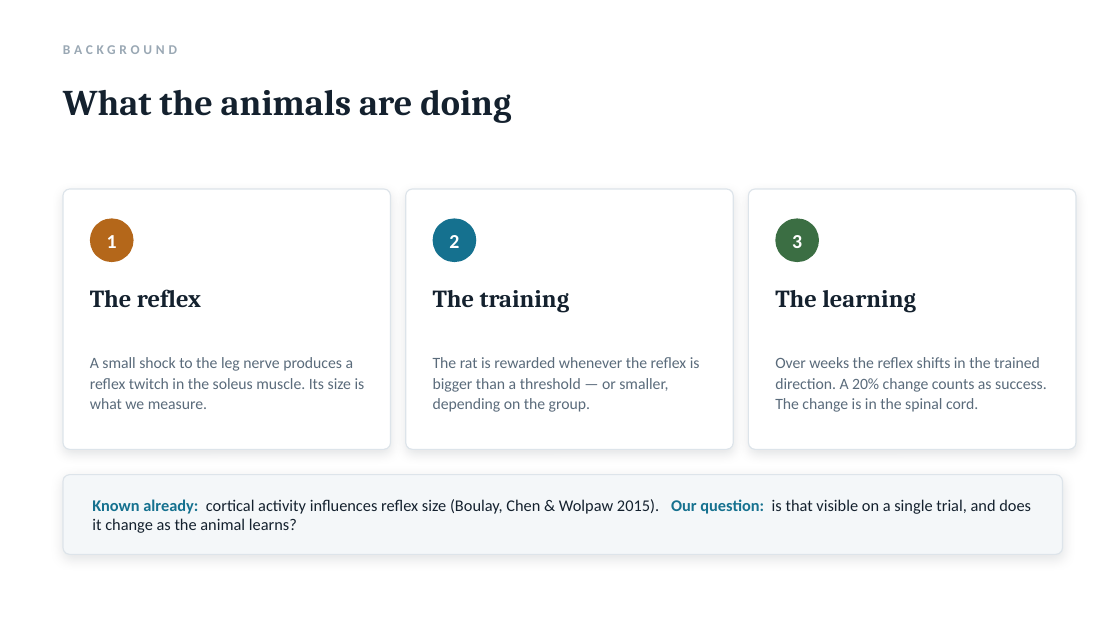
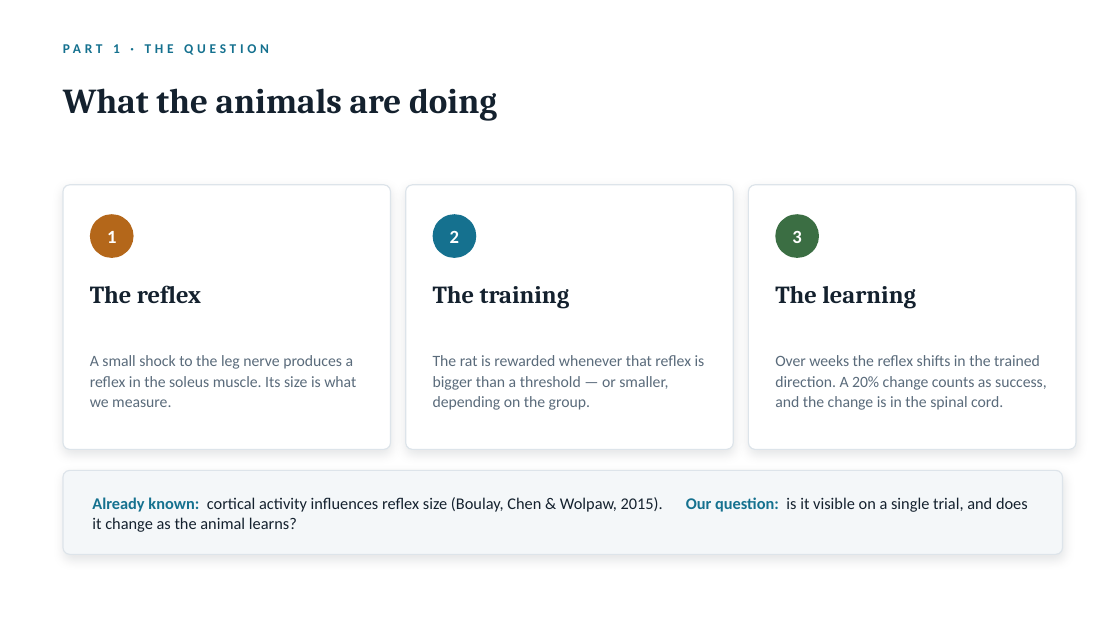
Before and after one commit to switchrao777/hroc-ncan, a slide deck: slide 3 of slides/HROC_Team_Presentation.pptx (slide 2 before the commit). Drawn at 1120x630 pixels with LibreOffice and Linux fonts; fonts in the diff are those of the drawing. Boxes give left, top, right and bottom in pixels: in the first picture for what was removed or moved away, otherwise in the second. Text is boxed around its words. In the diff, an @@ line names an element or a change of style, - is before the commit and + after.

Commit message:
Expand the NCAN group talk to a full-length session
Twenty-seven slides across five parts: the question and why a learned
representation suits it, the data and the decoding problem, how the model and
pipeline were built, the results with their controls, and where the work goes.

Adds seven purpose-drawn explanatory figures: what an autoencoder is and why the
bottleneck forces it to learn real structure, the end-to-end pipeline, the
learning-versus-electrode-drift confound, the within-window design, the shuffle
control, the tech stack and daily workflow, and the variance partition.

```diff
--- a/slides/HROC_Team_Presentation.pptx
+++ b/slides/HROC_Team_Presentation.pptx
@@ text removed at <box>63,45,177,54</box> @@
-BACKGROUND
@@ text added at <box>113,44,779,512</box>, 11.5 pt, text #15718F, bold @@
+PART 1 · THE QUESTION
@@ text "What the animals are doing" at <box>63,88,497,121</box>: size 31 to 30 pt @@
@@ rounded rectangle: place and size @@
-rounded rectangle at <box>63,189,391,450</box>
+rounded rectangle at <box>63,185,391,450</box>
@@ rounded rectangle: place and size @@
-rounded rectangle at <box>406,189,734,450</box>
+rounded rectangle at <box>406,185,734,450</box>
@@ proportions changed in 4 elements at <box>63,471,1063,555</box>, <box>63,185,391,450</box>, <box>406,185,734,450</box>, <box>749,185,1076,450</box> @@
@@ rounded rectangle: place and size @@
-rounded rectangle at <box>749,189,1076,450</box>
+rounded rectangle at <box>749,185,1076,450</box>
@@ size 17 to 16 pt in 3 elements at <box>107,231,116,243</box>, <box>450,230,459,243</box>, <box>792,231,801,243</box> @@
@@ 3 texts, 3 ellipses: place and size @@
-3 texts, 3 ellipses at <box>90,218,916,313</box>
+3 texts, 3 ellipses at <box>90,214,916,309</box>
@@ text at <box>90,355,356,407</box>: text changed @@
-A small shock to the leg nerve produces a reflex twitch in the soleus muscle. Its size is what we measure.
+A small shock to the leg nerve produces a reflex in the soleus muscle. Its size is what we measure.
@@ text at <box>433,355,705,410</box>: text changed @@
-The rat is rewarded whenever the reflex is bigger than a threshold — or smaller, depending on the group.
+The rat is rewarded whenever that reflex is bigger than a threshold — or smaller, depending on the group.
@@ text at <box>775,355,1047,410</box>: text changed @@
-Over weeks the reflex shifts in the trained direction. A 20% change counts as success. The change is in the spinal cord.
+Over weeks the reflex shifts in the trained direction. A 20% change counts as success, and the change is in the spinal cord.
@@ rounded rectangle: place and size @@
-rounded rectangle at <box>63,475,1063,555</box>
+rounded rectangle at <box>63,471,1063,555</box>
@@ text at <box>92,497,1028,512</box>: text changed @@
-Known already: cortical activity influences reflex size (Boulay, Chen & Wolpaw 2015). Our question: is that visible on a single trial, and does it change as the animal learns?
+Already known: cortical activity influences reflex size (Boulay, Chen & Wolpaw, 2015). Our question: is it visible on a single trial, and does it change as the animal learns?
```
Also in this commit, not shown: 12 other slides changed, 14 slides added, 2 slides removed, 8 other files.
